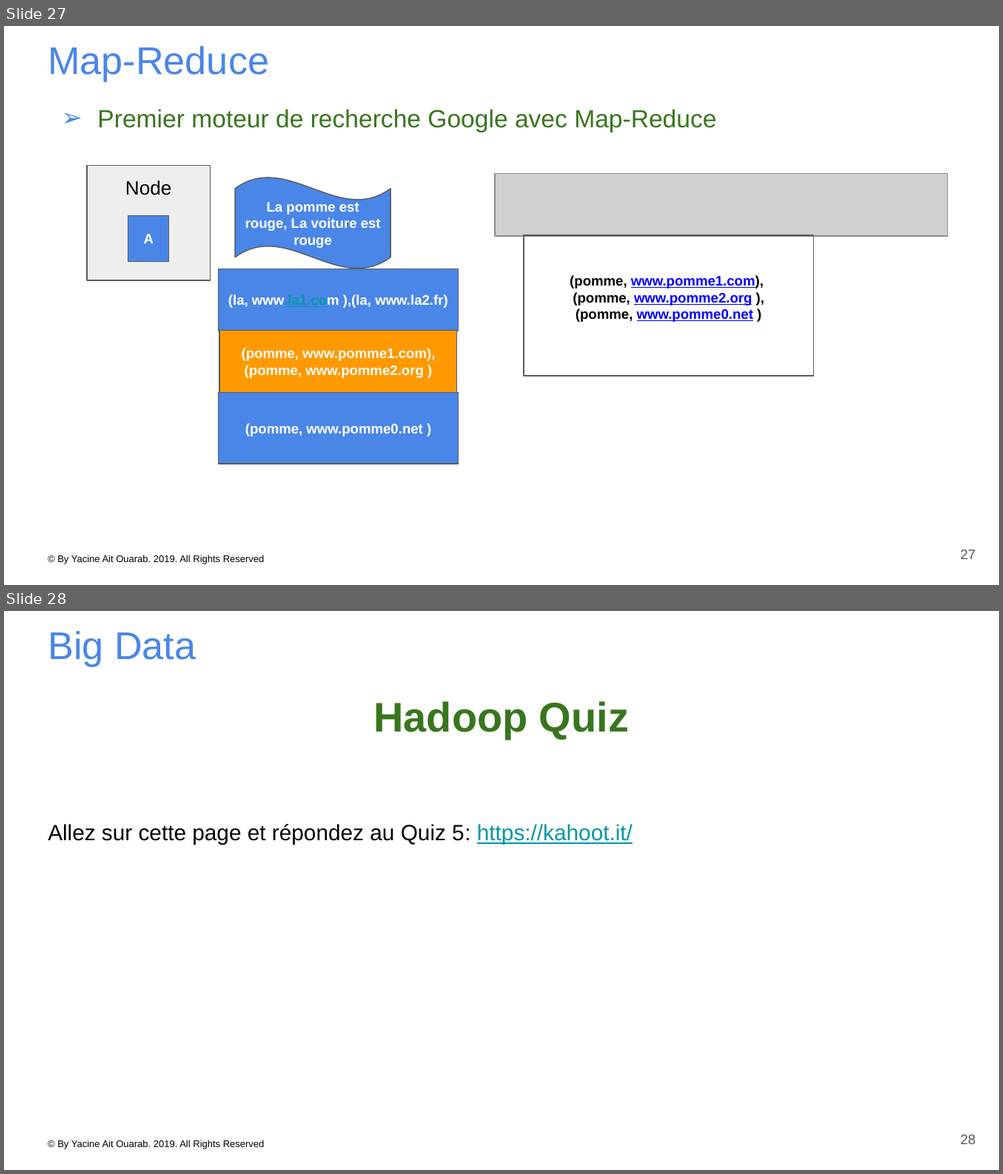
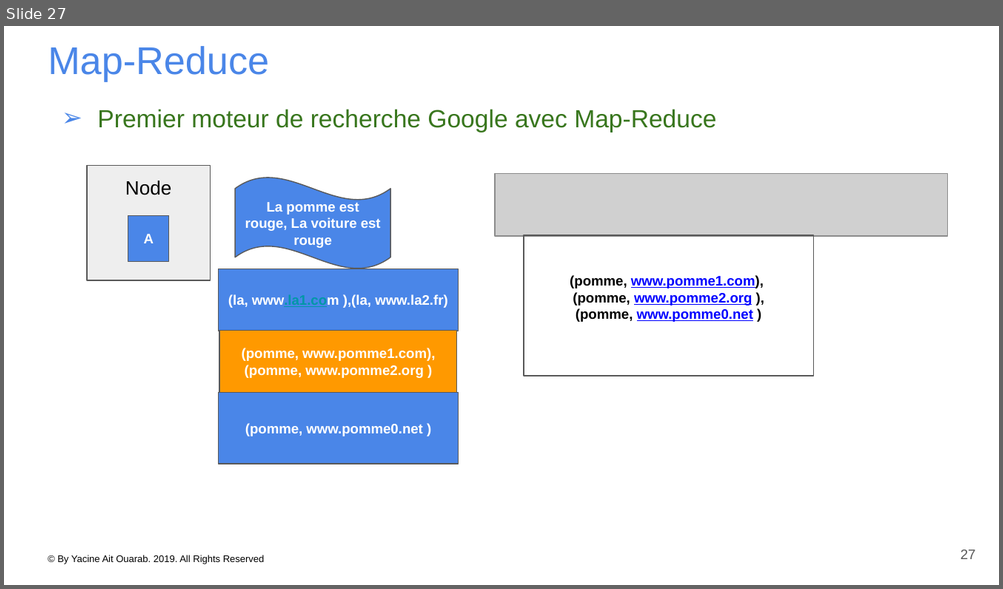
Before and after one commit to yacineab/ESGI-spark-core, a slide deck: slides/Apache Spark - Chapitre 0-0 - Introduction Big Data - Hadoop Ecosystem.pptx. Shown one above the other, each under a label of ours: slides 27 and 28 before the commit, slide 27 after it. The pictures are 1003x1174 and 1003x589 pixels, drawn with LibreOffice and Linux fonts; fonts in the diff are those of the drawing; grey boxes stand for pictures. Boxes give left, top, right and bottom in pixels: in the first picture for what was removed or moved away, otherwise in the second. Text is boxed around its words. In the diff, an @@ line names an element or a change of style, - is before the commit and + after.

```diff
--- a/slides/Apache Spark - Chapitre 0-0 - Introduction Big Data - Hadoop Ecosystem.pptx
+++ b/slides/Apache Spark - Chapitre 0-0 - Introduction Big Data - Hadoop Ecosystem.pptx
@@ slide 28 removed at (x1=4, y1=611, x2=999, y2=1170), background #FFFFFF; not listed: 1 template element that a slide beside it also shows @@
@@ title removed at (x1=48, y1=631, x2=196, y2=667) @@
-Big Data
@@ text removed at (x1=48, y1=701, x2=632, y2=845) @@
-Hadoop Quiz
-Allez sur cette page et répondez au Quiz 5: https://kahoot.it/
@@ page number removed at (x1=960, y1=1135, x2=976, y2=1145) @@
-28
```
Also in this commit, not shown: 1 slide changed, 27 other files.
